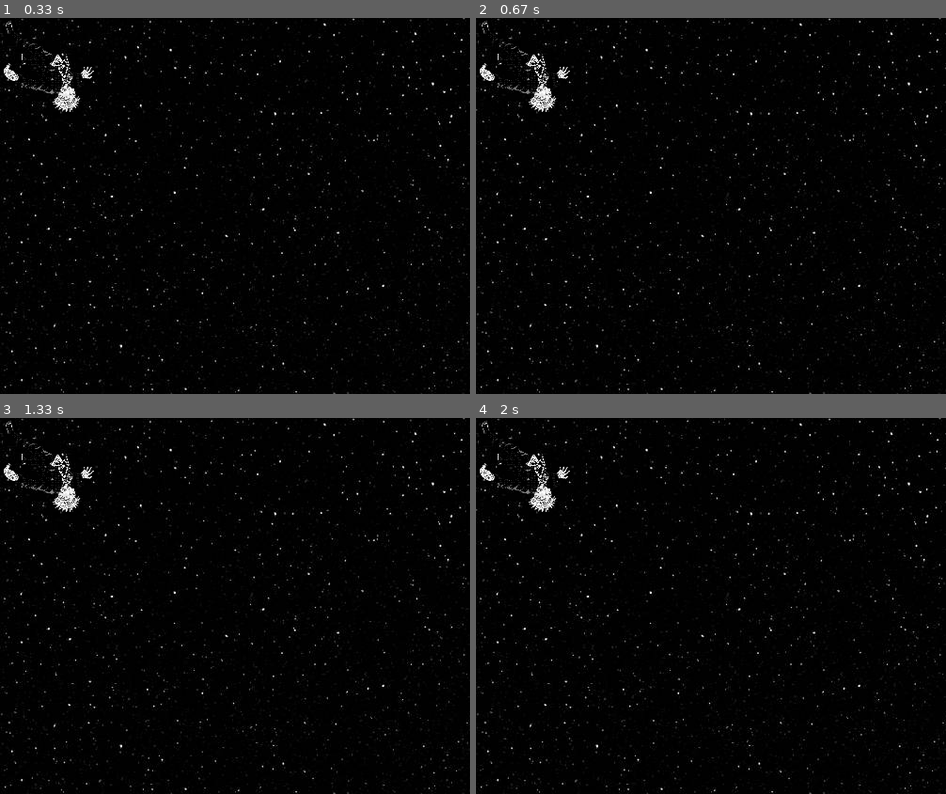
Above: before the commit, frames 1-4 (two rows, left to right).
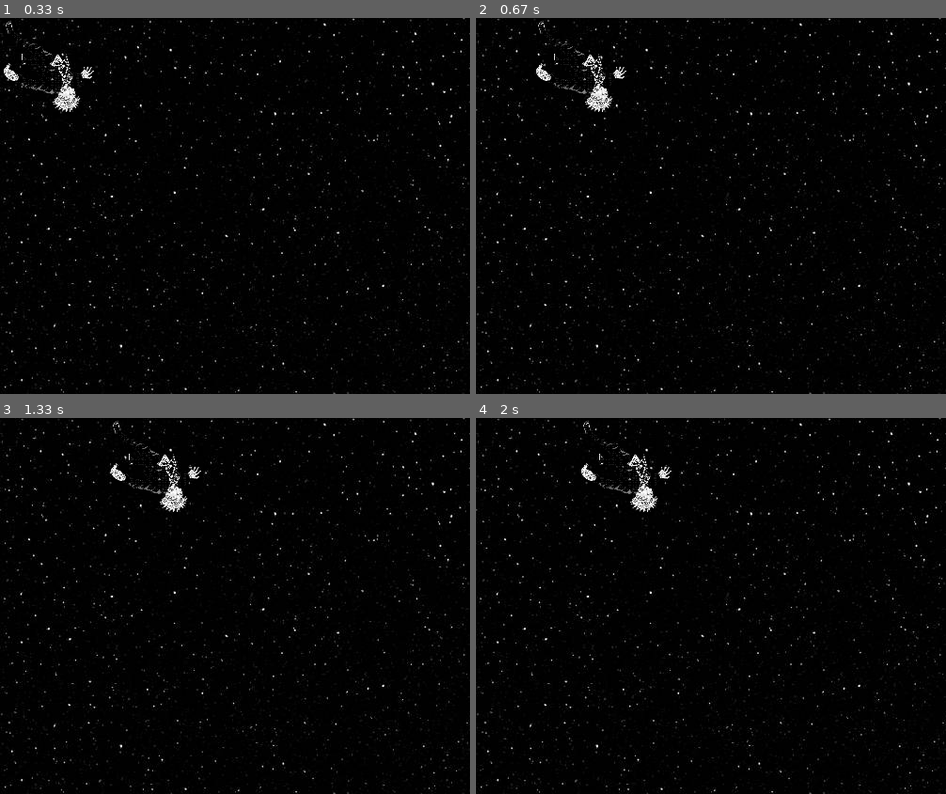
Above: after the commit, the same moments.

Repository: GojoSatoru2012/PyGame
Game: pygame game, started from ControllingCharacters/shooting.py
The game is run twice, just before and just after one commit, with the same random seed, the same clock (stepped at 60 frames per second) and the same inputs.
Inputs:
- Up to frame 1 (0.33 s): no input
- Up to frame 2 (0.67 s): hold D from 0.33 s (still down)
- Up to frame 3 (1.33 s): release D at 0.8 s; hold W 0.83-1.13 s; hold D from 1.17 s (still down)
- Up to frame 4 (2 s): release D at 1.63 s; hold A from 1.67 s (still down)

Frame 1 is identical in both runs. In frame 2, 1.4% of the frame differs, in the area x 0-32%, y 0-25%; in frame 3, 1.5%, in the area x 0-43%, y 0-25%; in frame 4, 1.5%.

Commit message:
Update shooting.py

Diff:
--- a/ControllingCharacters/shooting.py
+++ b/ControllingCharacters/shooting.py
@@ -11,8 +11,7 @@
         self.image = pygame.transform.scale(self.image, (100, 100))
         self.rect = self.image.get_rect()
         self.speed = speed
-obj2 = movinganimals("red.png")
-def update(self, key, bulletkey):
+    def update(self, key, bulletkey):
         if key[pygame.K_w]:
             self.rect.move_ip(0,- self.speed)
         if key[pygame.K_a]:
@@ -21,8 +20,6 @@
             self.rect.move_ip(+ self.speed,0)
         if key[pygame.K_s]:
             self.rect.move_ip(0,+ self.speed)
-        if bulletkey[pygame.K_space]:
-            obj2.x += 20
         #keeping player in the screen
         if self.rect.left < 0:
             self.rect.left = 0
@@ -34,6 +31,7 @@
             self.rect.top = 0
 Spritesg = pygame.sprite.Group()
 def startup():
+    obj2 = movinganimals("red.png")
     obj1 = movinganimals("gojo.png", 3)
     Spritesg.add(obj1)
     while True:
@@ -41,8 +39,8 @@
             if event.type == pygame.QUIT:
                 pygame.quit()
         keys = pygame.key.get_pressed()
-        obj1.update(keys)
-        obj2.update(keys)
+        obj1.update(keys, keys)
+        obj2.update(keys, keys)
         screen.blit(pygame.image.load("background.jpg"), (0,0))
         Spritesg.draw(screen)
         pygame.display.update()
